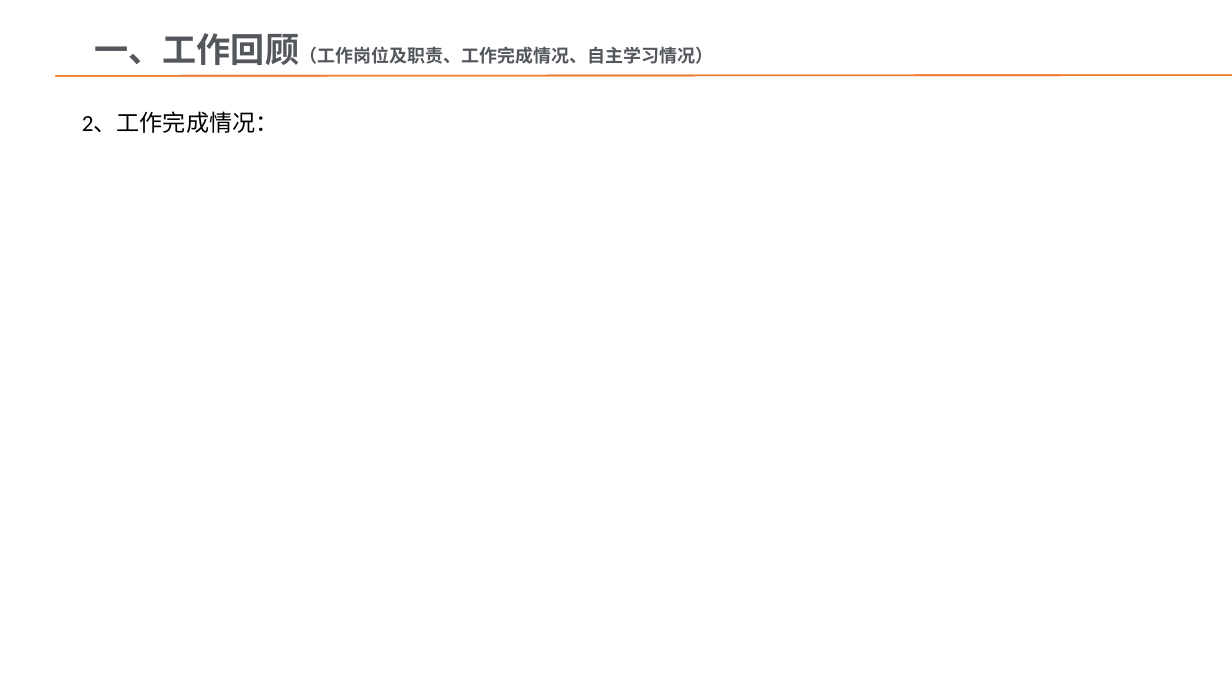
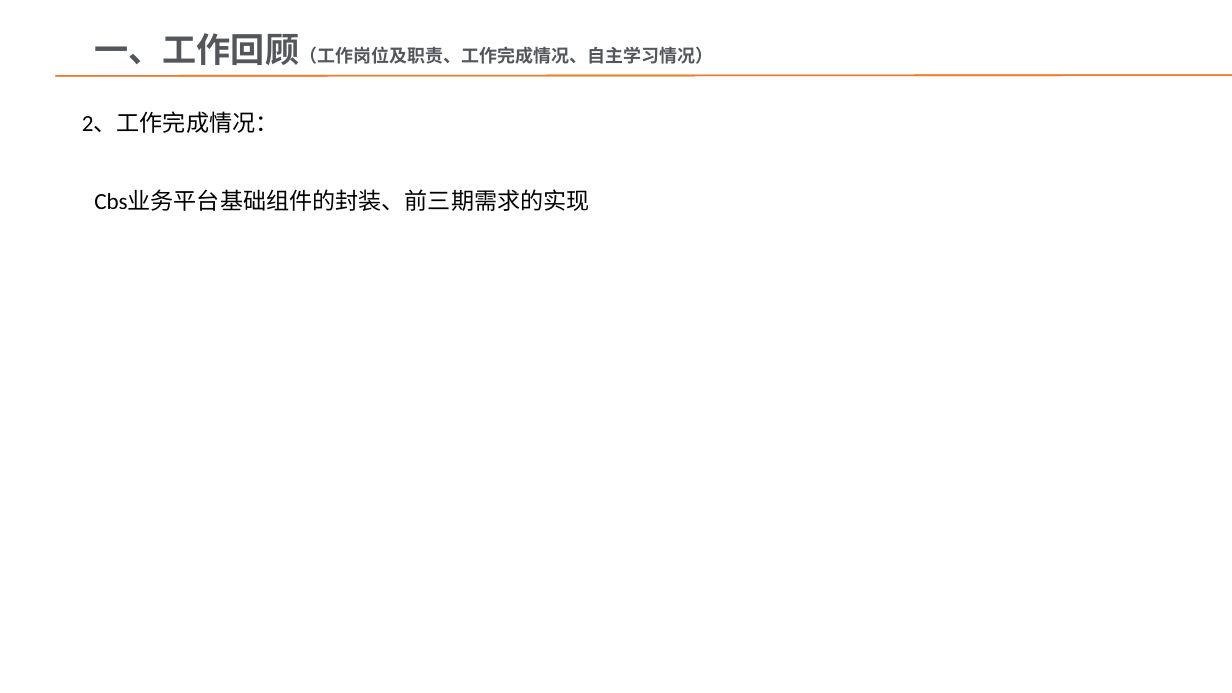
Before and after one commit to light-hong/2021web, a slide deck: slide 4 of 上海比户员工试用期转正PPT模版.pptx. Drawn at 1232x693 pixels with LibreOffice and Linux fonts; fonts in the diff are those of the drawing; background and template pictures are left out. Boxes give left, top, right and bottom in pixels: in the first picture for what was removed or moved away, otherwise in the second. Text is boxed around its words. In the diff, an @@ line names an element or a change of style, - is before the commit and + after.

```diff
--- a/上海比户员工试用期转正PPT模版.pptx
+++ b/上海比户员工试用期转正PPT模版.pptx
@@ text added at [94,190,589,211], 18 pt, text #000000 @@
+Cbs业务平台基础组件的封装、前三期需求的实现
```
Also in this commit, not shown: 11 other slides changed.
